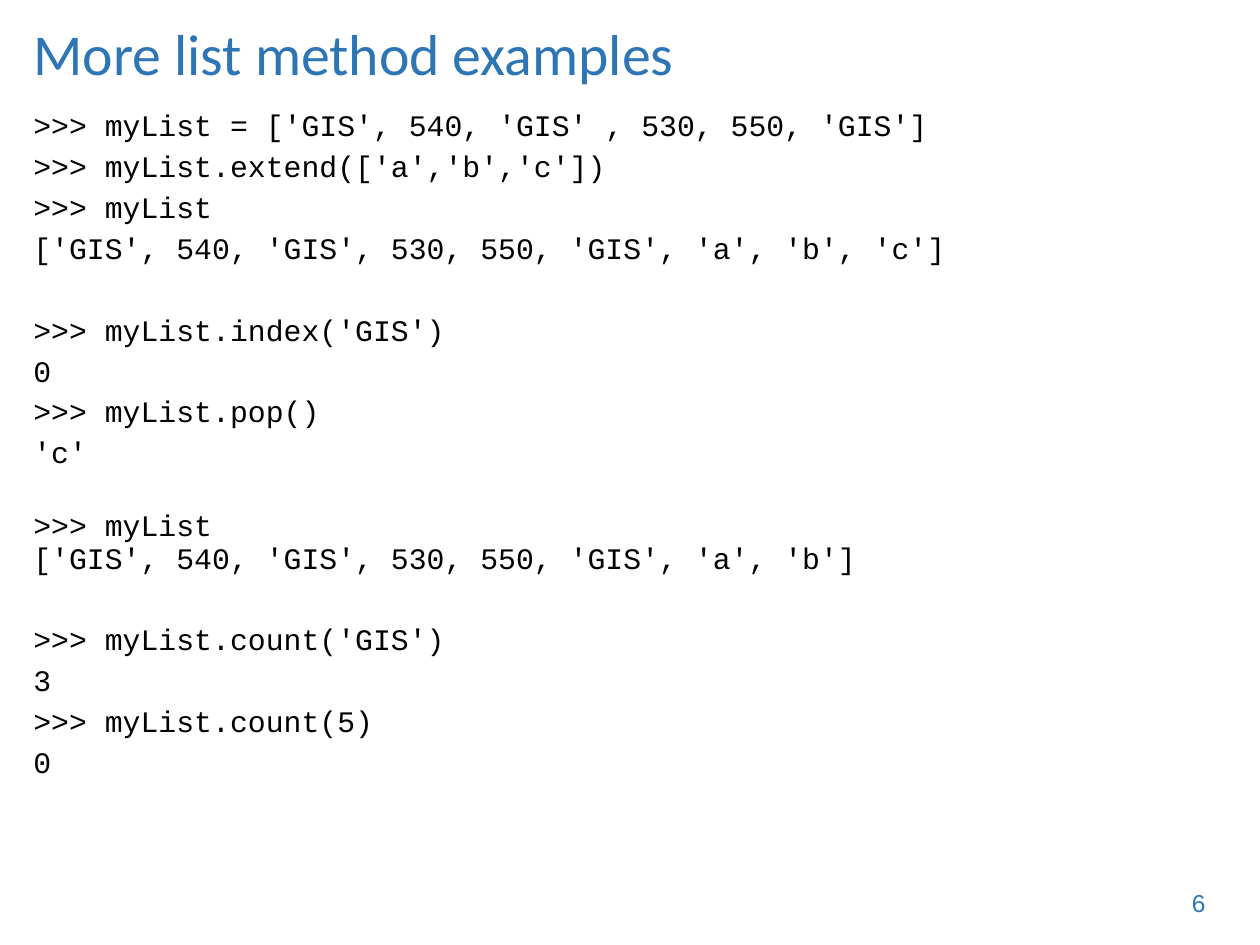
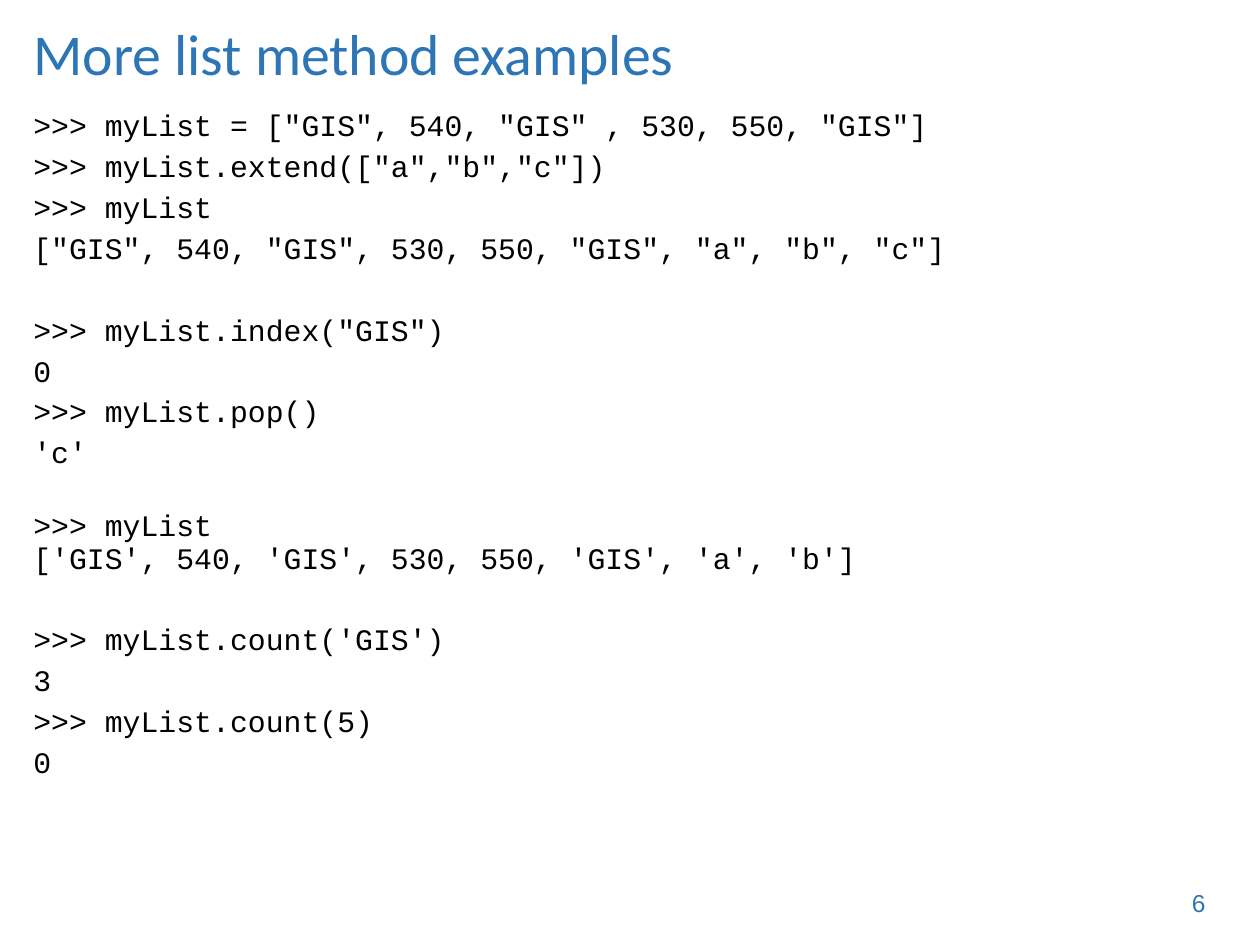
Before and after one commit to lgtateos/gis540, a slide deck: slide 6 of slides/lists_and_tuples.ppt. Drawn at 1260x945 pixels with LibreOffice and Linux fonts; fonts in the diff are those of the drawing. Boxes give left, top, right and bottom in pixels: in the first picture for what was removed or moved away, otherwise in the second. Text is boxed around its words. In the diff, an @@ line names an element or a change of style, - is before the commit and + after.

```diff
--- a/slides/lists_and_tuples.ppt
+++ b/slides/lists_and_tuples.ppt
@@ text at (105, 115, 927, 184): text changed @@
->>> myList = ['GIS', 540, 'GIS' , 530, 550, 'GIS']
->>> myList.extend(['a','b','c'])
+>>> myList = ["GIS", 540, "GIS" , 530, 550, "GIS"]
+>>> myList.extend(["a","b","c"])
@@ text at (33, 238, 945, 348): text changed @@
-['GIS', 540, 'GIS', 530, 550, 'GIS', 'a', 'b', 'c']
->>> myList.index('GIS')
+["GIS", 540, "GIS", 530, 550, "GIS", "a", "b", "c"]
+>>> myList.index("GIS")
```
Also in this commit, not shown: 10 other slides changed.
